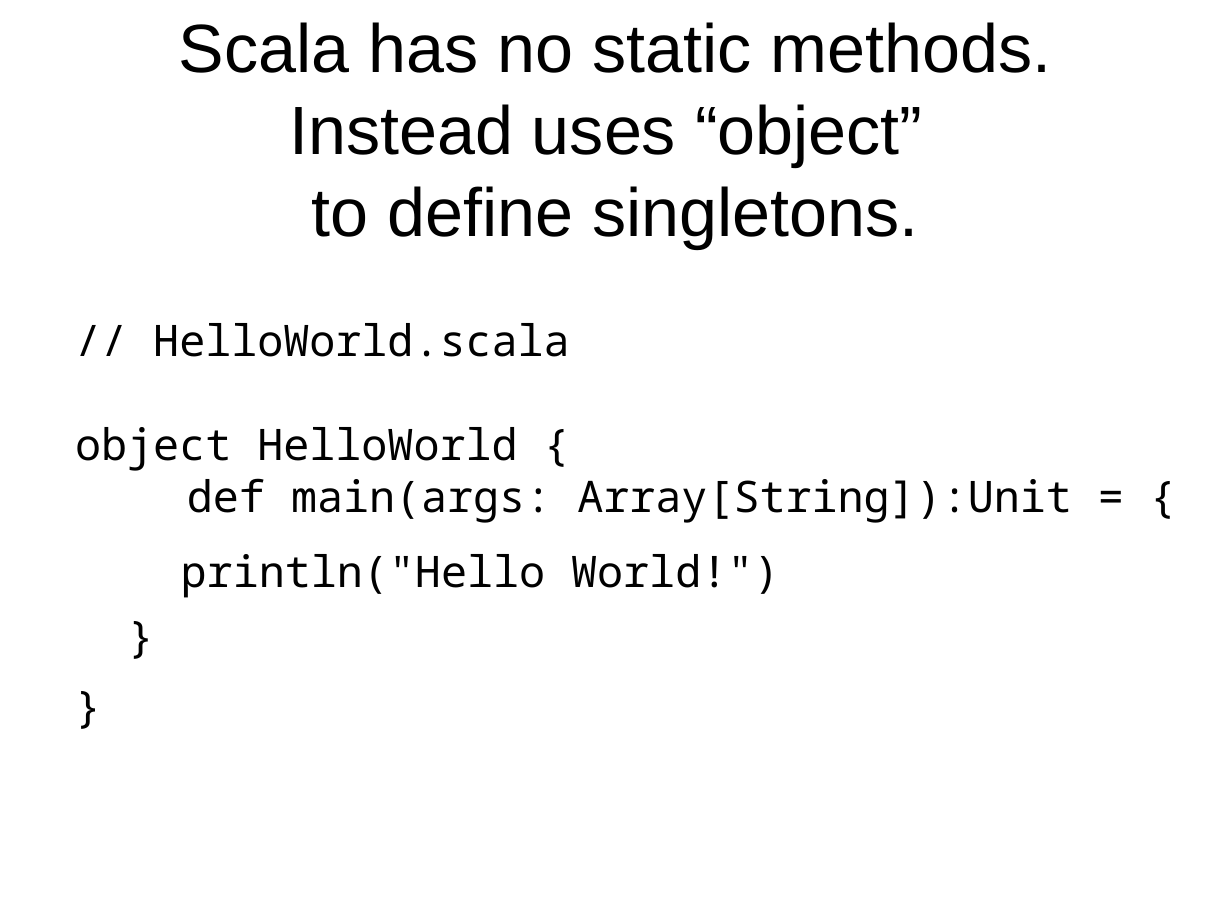
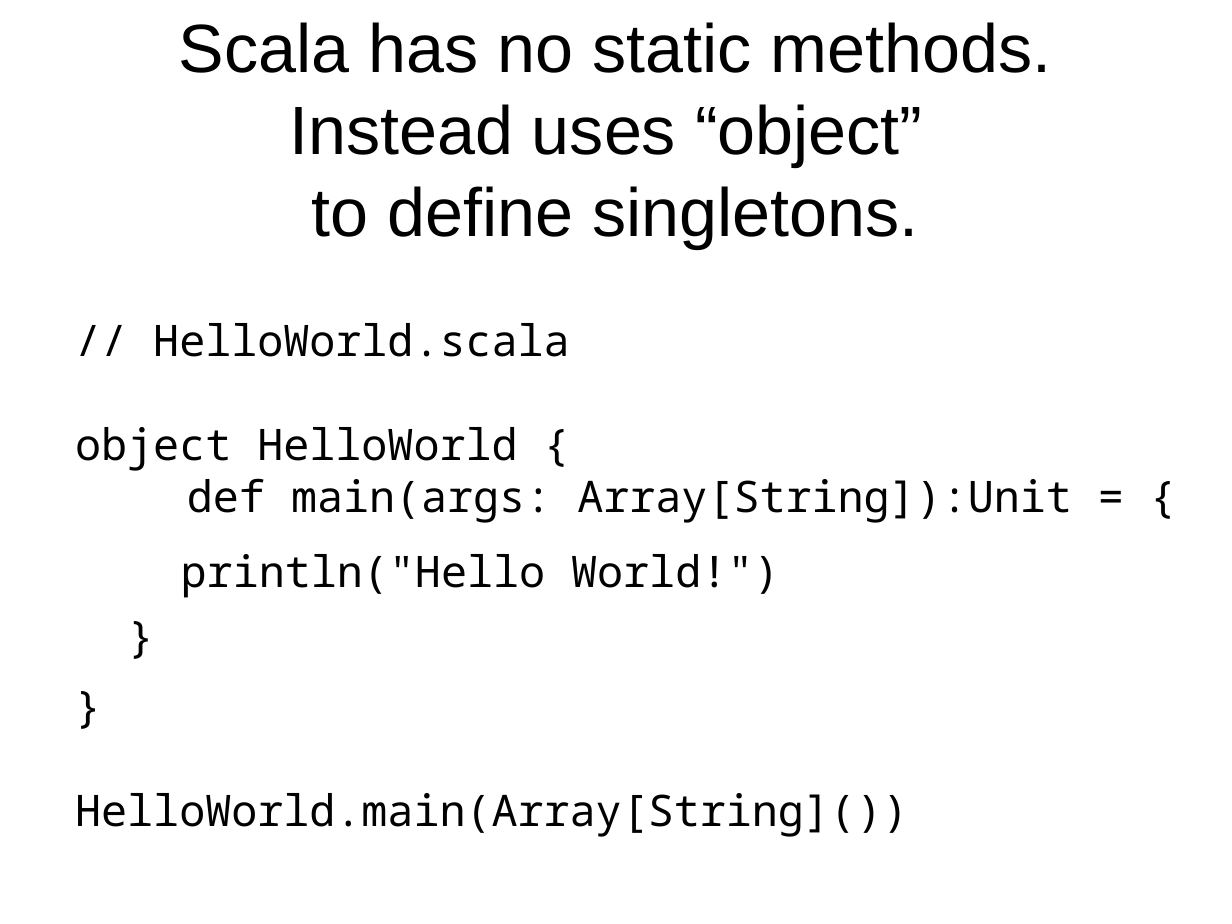
Before and after one commit to JohnLockwood/ScalaTalkSacjug, a slide deck: slide 19 of ScalaDecember2014.odp. Drawn at 1232x924 pixels with LibreOffice and Linux fonts; fonts in the diff are those of the drawing. Boxes give left, top, right and bottom in pixels: in the first picture for what was removed or moved away, otherwise in the second. Text is boxed around its words. In the diff, an @@ line names an element or a change of style, - is before the commit and + after.

```diff
--- a/ScalaDecember2014.odp
+++ b/ScalaDecember2014.odp
@@ text at [75,793,908,837]: text changed @@
-}
+}
+HelloWorld.main(Array[String]())
```
Also in this commit, not shown: 5 other slides changed, 4 slides added, 3 slides removed, 7 other files.
